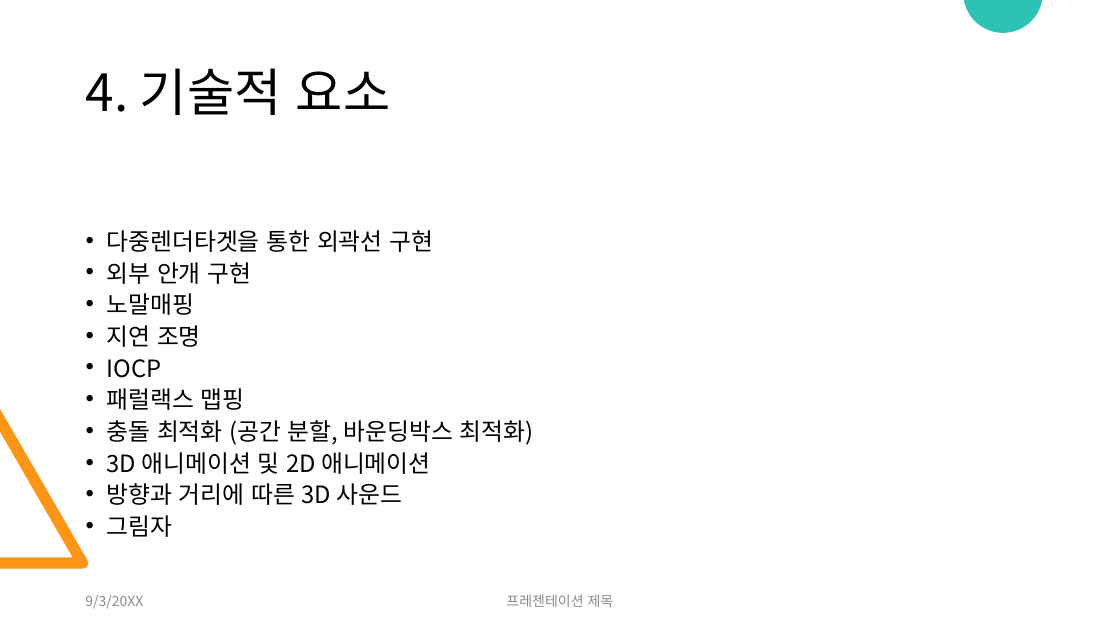
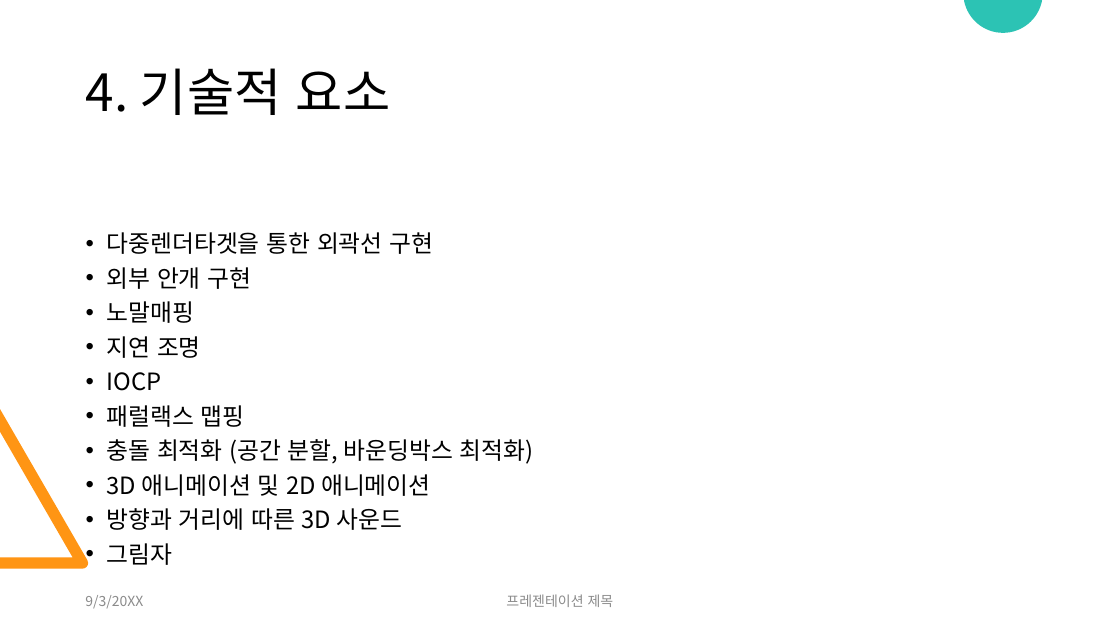
Before and after one commit to EndWish/GraduationProject, a slide deck: slide 6 of 발표자료.pptx. Drawn at 1120x630 pixels with LibreOffice and Linux fonts; fonts in the diff are those of the drawing. Boxes give left, top, right and bottom in pixels: in the first picture for what was removed or moved away, otherwise in the second. Text is boxed around its words. In the diff, an @@ line names an element or a change of style, - is before the commit and + after.

```diff
--- a/발표자료.pptx
+++ b/발표자료.pptx
@@ text "다중렌더타겟을 통한 외곽선 구현" at (107,232,534,565): line spacing 0.7 to 0.8 @@
```
Also in this commit, not shown: 2 other slides changed.
